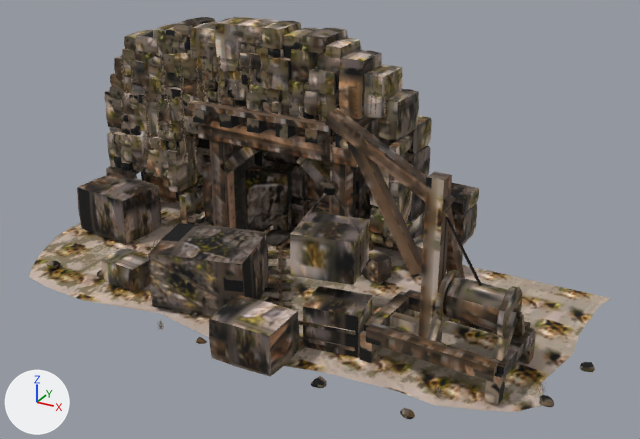
An edit to the glTF model godot/project/assets/forest_rescue/landmarks/lf_env_quarry_mine.glb, drawn before and after from the same camera.
Rendered twice from a 50 mm lens placed at (7.84, -12.75, 7.19), pointed at (1.1, -0.5, 1.07). Lighting does not change. The marker at lower left points along +X, +Y and +Z. The older version comes first. Where no turn or scale is listed for an object, it has been applied to the vertices. Vertices at exactly the same position are counted once.

Before the edit, the objects in view are built like this:
```python
me_lf_env_quarry_mine_base = bpy.data.meshes.new('lf_env_quarry_mine_base')
me_lf_env_quarry_mine_base.from_pydata(...)  # 532 vertices, 904 faces; spans x -4.45..6.06, y -3.63..1.69, z -0.08..0.35
# faces by material slot: [28, 156, 720]
me_lf_env_quarry_mine_base.materials.append(mat_lf_env_quarry_mine_card_001)
me_lf_env_quarry_mine_base.materials.append(mat_lf_env_quarry_mine_ground_001)
me_lf_env_quarry_mine_base.materials.append(mat_lf_env_quarry_mine_stone_001)
me_lf_env_quarry_mine_lod0 = bpy.data.meshes.new('lf_env_quarry_mine_LOD0')
me_lf_env_quarry_mine_lod0.from_pydata(...)  # 6547 vertices, 6726 faces; spans x -4.36..5.18, y -3.72..3.37, z -0.01..4.15
# faces by material slot: [14, 116, 92, 5828, 676]
me_lf_env_quarry_mine_lod0.materials.append(mat_lf_env_quarry_mine_card_001)
me_lf_env_quarry_mine_lod0.materials.append(mat_lf_env_quarry_mine_metal_001)
me_lf_env_quarry_mine_lod0.materials.append(mat_lf_env_quarry_mine_rope_001)
me_lf_env_quarry_mine_lod0.materials.append(mat_lf_env_quarry_mine_stone_001)
me_lf_env_quarry_mine_lod0.materials.append(mat_lf_env_quarry_mine_wood_001)
ob_lf_env_quarry_mine_base = bpy.data.objects.new('lf_env_quarry_mine_base', me_lf_env_quarry_mine_base)
ob_lf_env_quarry_mine_base.location = (0.0, 0.0, 0.0)
ob_lf_env_quarry_mine_lod0 = bpy.data.objects.new('lf_env_quarry_mine_LOD0', me_lf_env_quarry_mine_lod0)
ob_lf_env_quarry_mine_lod0.location = (0.0, 0.0, 0.0)
```
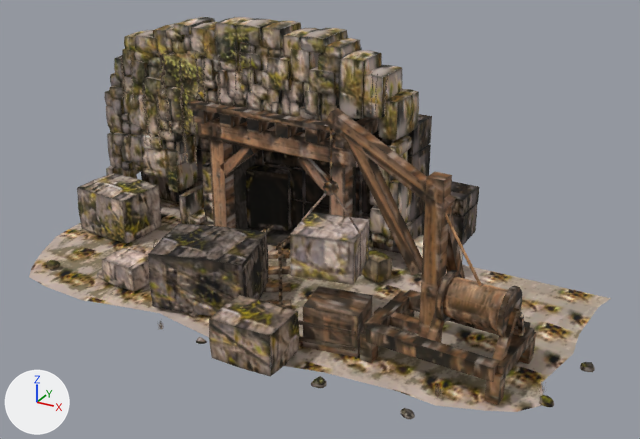
What differs and where, as boxes [x1, y1, x2, y2] in the pictures (640 x 439 px; the box of a moved part takes in the faces that stretch with it):
```json
{"part": 1, "of": "me_lf_env_quarry_mine_base", "change": "surface changed", "before": [30, 199, 596, 419], "after": [30, 199, 596, 419]}
{"part": 2, "of": "me_lf_env_quarry_mine_lod0", "change": "rebuilt", "before": [291, 197, 309, 228], "after": [291, 198, 307, 229]}
{"part": 3, "of": "me_lf_env_quarry_mine_lod0", "change": "rebuilt", "before": [363, 211, 425, 251], "after": [362, 211, 425, 254], "on screen": "7% taller"}
{"part": 4, "of": "me_lf_env_quarry_mine_lod0", "change": "rebuilt", "before": [263, 151, 300, 166], "after": [263, 151, 302, 168], "on screen": "12% taller"}
{"part": 5, "of": "me_lf_env_quarry_mine_lod0", "change": "rebuilt", "before": [408, 145, 430, 176], "after": [363, 144, 431, 180]}
{"part": 6, "of": "me_lf_env_quarry_mine_lod0", "change": "rebuilt", "before": [452, 204, 477, 245], "after": [453, 202, 478, 246], "on screen": "7% taller"}
{"part": 7, "of": "me_lf_env_quarry_mine_lod0", "change": "rebuilt", "before": [372, 116, 432, 154], "after": [372, 114, 432, 155], "on screen": "8% taller"}
{"part": 8, "of": "me_lf_env_quarry_mine_lod0", "change": "moved or reshaped", "before": [141, 118, 479, 222], "after": [141, 118, 479, 223], "on screen": "mostly hidden"}
{"part": 9, "of": "me_lf_env_quarry_mine_lod0", "change": "surface changed", "before": [77, 17, 536, 405], "after": [77, 17, 536, 405]}
```

Scene script edits in JSON lines:
```json
{"block": "me_lf_env_quarry_mine_base", "where": "me_lf_env_quarry_mine_base.from_pydata(...)  # 532 vertices, 904 faces; spans x -4.45..6.06, y -3.63..1.69, z -0.08..0.35"}
{"block": "me_lf_env_quarry_mine_base", "where": "# used by ob_lf_env_quarry_mine_base; location = (0.0, 0.0, 0.0)"}
{"block": "me_lf_env_quarry_mine_base", "change": "me_lf_env_quarry_mine_base part 1: texture (UV) coordinates of 871 of 904 faces, centred in x -4.18..6.05, y -3.63..1.03, z -0.06..0.13, changed; they spanned u 0.0..1.0, v 0.0..1.0 and now span u 0.0..0.99, v 0.0..1.0"}
{"block": "me_lf_env_quarry_mine_lod0", "where": "# used by ob_lf_env_quarry_mine_lod0; location = (0.0, 0.0, 0.0)"}
{"op": "remove", "block": "me_lf_env_quarry_mine_lod0", "code": "me_lf_env_quarry_mine_lod0.from_pydata(...)  # 6547 vertices, 6726 faces; spans x -4.36..5.18, y -3.72..3.37, z -0.01..4.15"}
{"op": "add", "block": "me_lf_env_quarry_mine_lod0", "code": "me_lf_env_quarry_mine_lod0.from_pydata(...)  # 6171 vertices, 5880 faces; spans x -4.36..5.18, y -3.72..3.37, z -0.01..4.15"}
{"block": "me_lf_env_quarry_mine_lod0", "change": "me_lf_env_quarry_mine_lod0 part 2: the loose piece of 16 vertices spanning x -1.03..-0.05, y 0.94..1.76, z 0.01..0.63 is rebuilt with 8 vertices and now spans x -1.03..-0.05, y 0.94..1.76, z 0.01..0.63"}
{"block": "me_lf_env_quarry_mine_lod0", "change": "me_lf_env_quarry_mine_lod0 part 3: the loose piece of 16 vertices spanning x 1.2..2.17, y 0.95..1.75, z 0.01..0.63 is rebuilt with 8 vertices and now spans x 1.2..2.17, y 0.95..1.75, z 0.01..0.63"}
{"block": "me_lf_env_quarry_mine_lod0", "change": "me_lf_env_quarry_mine_lod0 part 4: the loose piece of 16 vertices spanning x -1.03..-0.04, y 0.93..1.77, z 1.32..1.93 is rebuilt with 8 vertices and now spans x -1.03..-0.04, y 0.93..1.77, z 1.32..1.93"}
{"block": "me_lf_env_quarry_mine_lod0", "change": "me_lf_env_quarry_mine_lod0 part 5: the loose piece of 16 vertices spanning x 1.19..2.18, y 0.93..1.77, z 1.32..1.93 is rebuilt with 8 vertices and now spans x 1.19..2.18, y 0.93..1.77, z 1.32..1.93"}
{"block": "me_lf_env_quarry_mine_lod0", "change": "me_lf_env_quarry_mine_lod0 part 6: the loose piece of 16 vertices spanning x 1.69..2.9, y 1.74..2.56, z 0.01..0.63 is rebuilt with 8 vertices and now spans x 1.69..2.9, y 1.74..2.56, z 0.01..0.63"}
{"block": "me_lf_env_quarry_mine_lod0", "change": "me_lf_env_quarry_mine_lod0 part 7: the loose piece of 16 vertices spanning x 1.2..2.17, y 0.95..1.75, z 1.97..2.47 is rebuilt with 8 vertices and now spans x 1.2..2.17, y 0.95..1.75, z 1.97..2.47"}
{"block": "me_lf_env_quarry_mine_lod0", "change": "me_lf_env_quarry_mine_lod0 part 8: 17 vertices moved from x -3.14..1.16, y 1.65..1.71, z 0.01..2.62 to x -4.04..1.69, y 0.93..1.77, z 0.63..2.89; 415 vertices removed from x -4.05..2.91, y 0.91..2.57, z 0.01..3.06; 199 vertices added at x -4.05..2.91, y 0.91..2.57, z 0.01..3.06"}
{"block": "me_lf_env_quarry_mine_lod0", "change": "me_lf_env_quarry_mine_lod0 part 9: 5442 kept faces spanning x -4.36..5.18, y -3.72..3.2, z -0.01..4.15 get new texture (UV) coordinates"}
{"block": "me_lf_env_quarry_mine_lod0", "change": "other edits to the shape of me_lf_env_quarry_mine_lod0 do not show in these pictures"}
```
